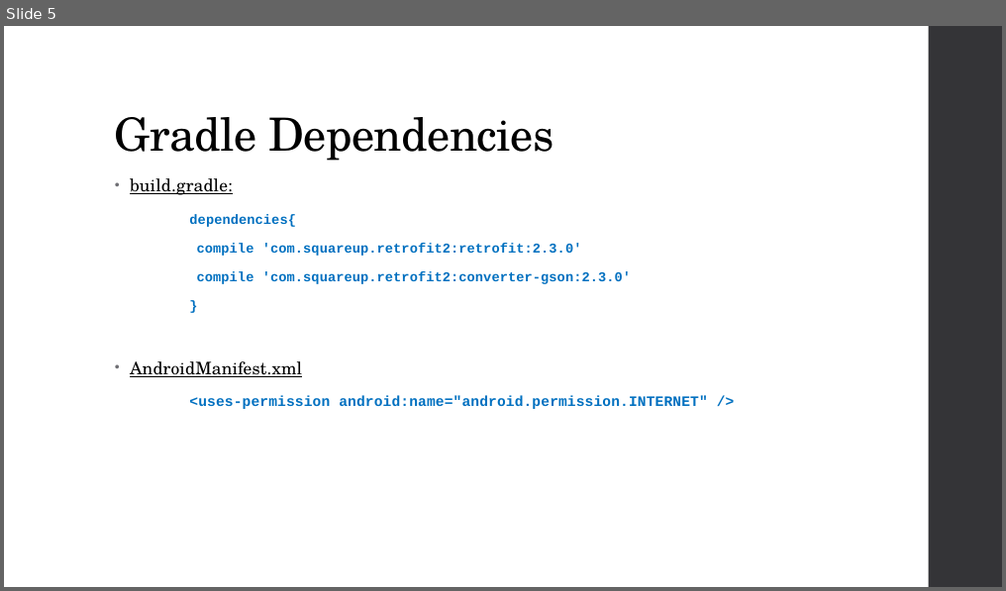
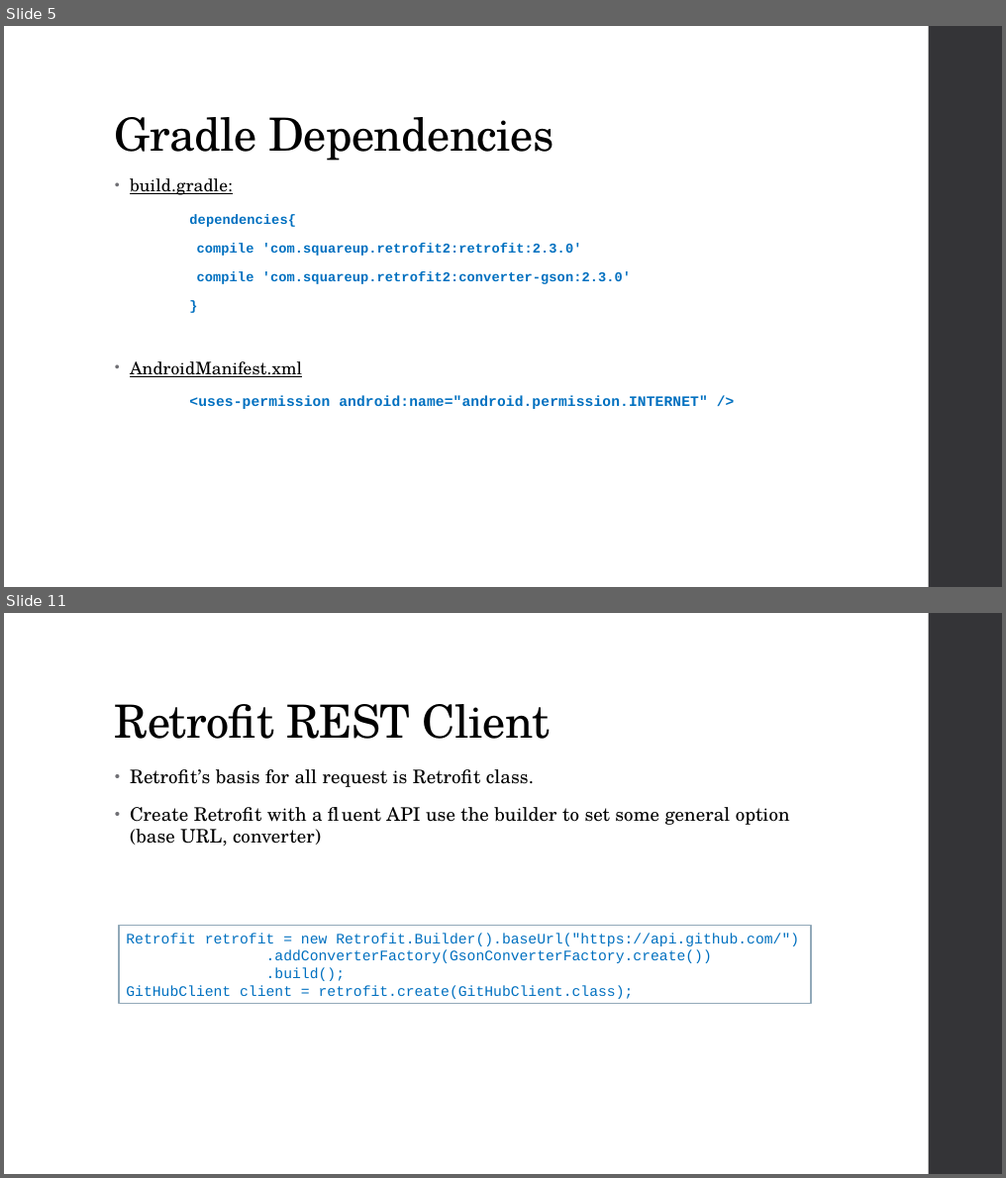
Before and after one commit to manhterry93/RetrofitExample, a slide deck: Docs/Slide.pptx. Shown one above the other, each under a label of ours: slide 5 before the commit, slides 5 and 11 after it; the slides between them are not shown. The pictures are 1006x591 and 1006x1178 pixels, drawn with LibreOffice and Linux fonts; fonts in the diff are those of the drawing. Boxes give left, top, right and bottom in pixels: in the first picture for what was removed or moved away, otherwise in the second. Text is boxed around its words. In the diff, an @@ line names an element or a change of style, - is before the commit and + after.

```diff
--- a/Docs/Slide.pptx
+++ b/Docs/Slide.pptx
@@ slide 11 added at [4, 613, 1002, 1174], background #FFFFFF; not listed: 1 template element that a slide beside it also shows @@
@@ title added at [115, 704, 550, 739], 44 pt, text #000000 @@
+Retrofit REST Client
@@ text added at [130, 769, 790, 846], 18 pt, text #000000 @@
+• Retrofit’s basis for all request is Retrofit class.
+• Create Retrofit with a fluent API use the builder to set some general option (base URL, converter)
@@ rectangle added at [119, 926, 811, 1004], fill #FFFFFF, outline #92A9B9 1.1 pt, 14 pt, text #0070C0 @@
+Retrofit retrofit = new Retrofit.Builder().baseUrl("https://api.github.com/")
+.addConverterFactory(GsonConverterFactory.create())
+.build();
+GitHubClient client = retrofit.create(GitHubClient.class);
```
Also in this commit, not shown: 2 slides changed, 5 other slides added.
